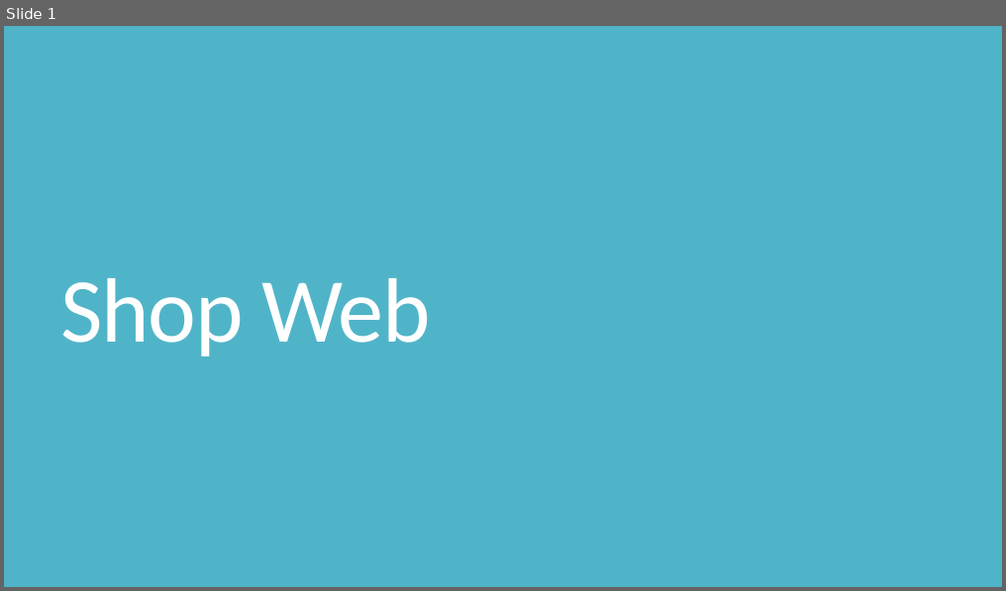
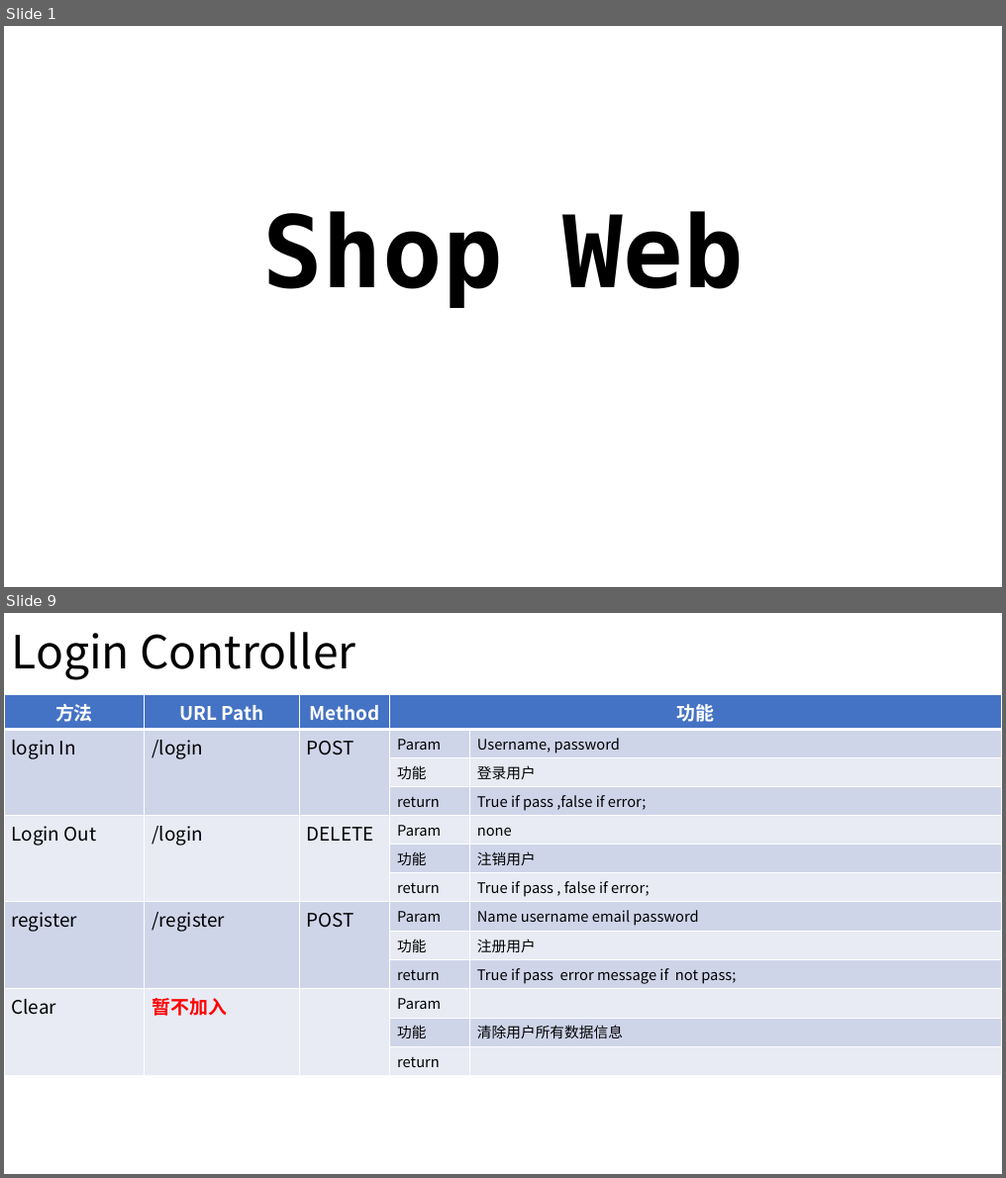
Before and after one commit to n490808114/Java_Shopping_System, a slide deck: Shop Web.pptx. Shown one above the other, each under a label of ours: slide 1 before the commit, slides 1 and 9 after it; the slides between them are not shown. The pictures are 1006x591 and 1006x1178 pixels, drawn with LibreOffice and Linux fonts; fonts in the diff are those of the drawing; background and template pictures are left out. Boxes give left, top, right and bottom in pixels: in the first picture for what was removed or moved away, otherwise in the second. Text is boxed around its words. In the diff, an @@ line names an element or a change of style, - is before the commit and + after.

```diff
--- a/Shop Web.pptx
+++ b/Shop Web.pptx
@@ slide 9 added at box(4, 613, 1002, 1174), background #FFFFFF @@
@@ title added at box(12, 632, 355, 680), 44 pt, text #000000 @@
+Login Controller
@@ table added at box(4, 694, 1002, 1071), 13 rows, 5 columns @@
+方法 | URL Path | Method | 功能 | 
+login In | /login | POST | Param | Username, password
+ |  |  | 功能 | 登录用户
+ |  |  | return | True if pass ,false if error;
+Login Out | /login | DELETE | Param | none
+ |  |  | 功能 | 注销用户
+ |  |  | return | True if pass , false if error;
+register | /register | POST | Param | Name username email password
+ |  |  | 功能 | 注册用户
+ |  |  | return | True if pass error message if not pass;
+Clear | 暂不加入 |  | Param | 
+ |  |  | 功能 | 清除用户所有数据信息
+ |  |  | return | 
@@ slide 1 changed as well @@
@@ background #50B4C8 to picture (left out) @@
@@ title "Shop Web": place and size @@
-title "Shop Web" at box(60, 278, 431, 357)
+title "Shop Web" at box(262, 211, 744, 308)
@@ title "Shop Web" at box(262, 211, 744, 308): size 88 to 96 pt, font Calibri to DejaVu Sans Mono, text colour #FFFFFF to #000000, letter spacing -1.2 to 0 pt, bold on; alignment left to centre; line spacing 0.8 to 0.9 @@
```
Also in this commit, not shown: 2 other slides changed, 7 other slides added.
